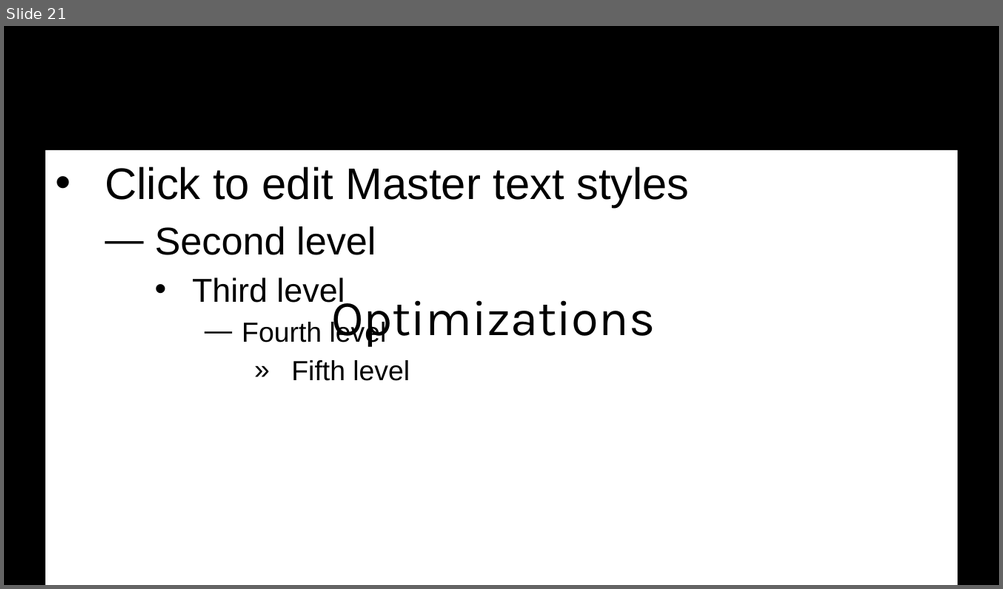
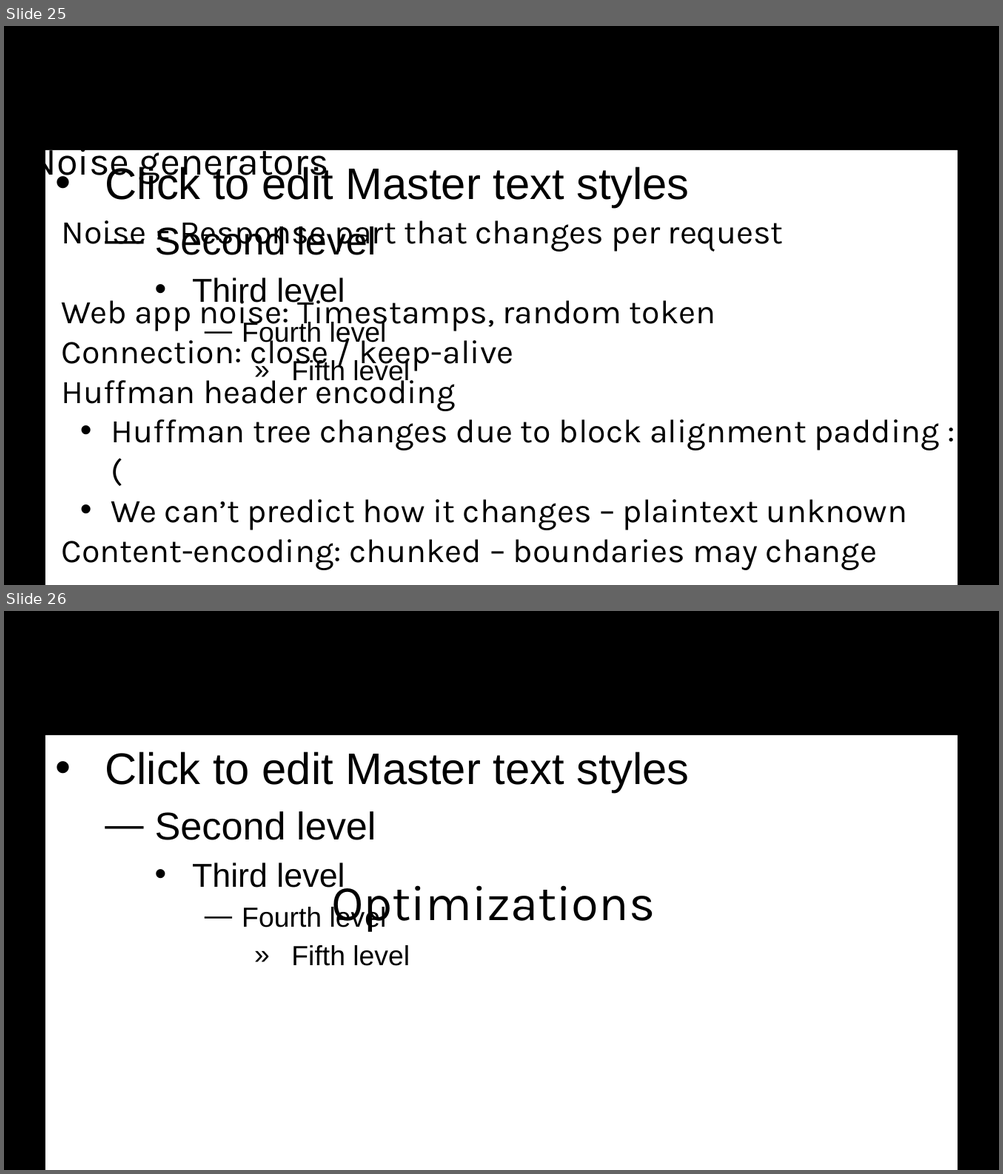
Before and after one commit to decrypto-org/rupture, a slide deck: etc/Black Hat Asia 2016/asia-16-Practical-New-Developments-In-The-BREACH-Attack.pptx. Shown one above the other, each under a label of ours: slide 21 before the commit, slides 25 and 26 after it. The pictures are 1003x589 and 1003x1174 pixels, drawn with LibreOffice and Linux fonts; fonts in the diff are those of the drawing; background and template pictures are left out. Boxes give left, top, right and bottom in pixels: in the first picture for what was removed or moved away, otherwise in the second. Text is boxed around its words. In the diff, an @@ line names an element or a change of style, - is before the commit and + after.

```diff
--- a/etc/Black Hat Asia 2016/asia-16-Practical-New-Developments-In-The-BREACH-Attack.pptx
+++ b/etc/Black Hat Asia 2016/asia-16-Practical-New-Developments-In-The-BREACH-Attack.pptx
@@ slide 25 added at (4, 26, 999, 585), background picture (left out); not listed: 1 template element that a slide beside it also shows @@
@@ text added at (31, 140, 329, 184), 28 pt, text #000000 @@
+Noise generators
@@ text added at (62, 221, 939, 571), 24 pt, text #000000 @@
+• Noise = Response part that changes per request
+• Web app noise: Timestamps, random token
+• Connection: close / keep-alive
+• Huffman header encoding
+  • Huffman tree changes due to block alignment padding :(
+  • We can’t predict how it changes – plaintext unknown
+• Content-encoding: chunked – boundaries may change
@@ what was slide 21 is now slide 26 @@
```
Also in this commit, not shown: 9 slides changed, 10 other slides added, 1 slide removed, 1 other file.
